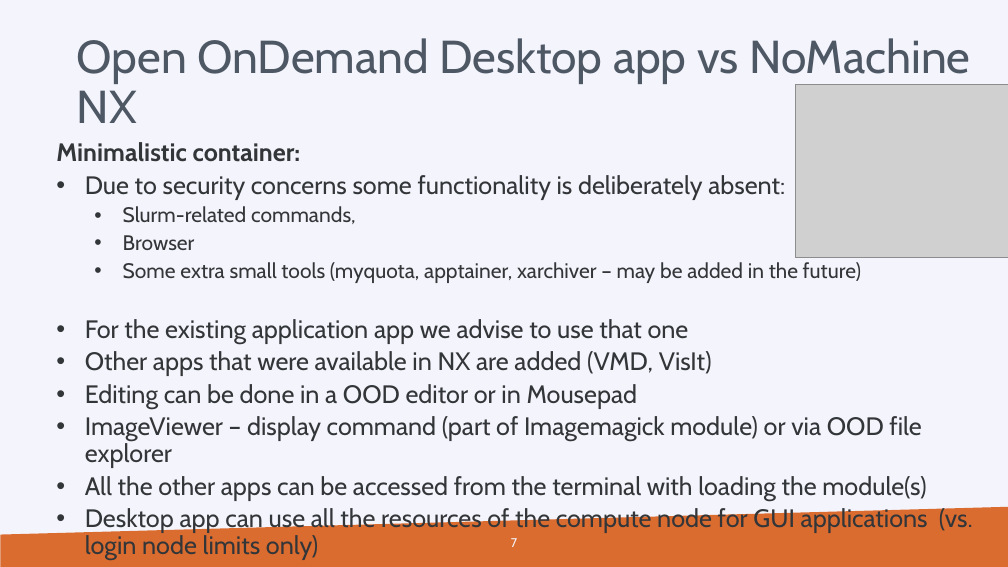
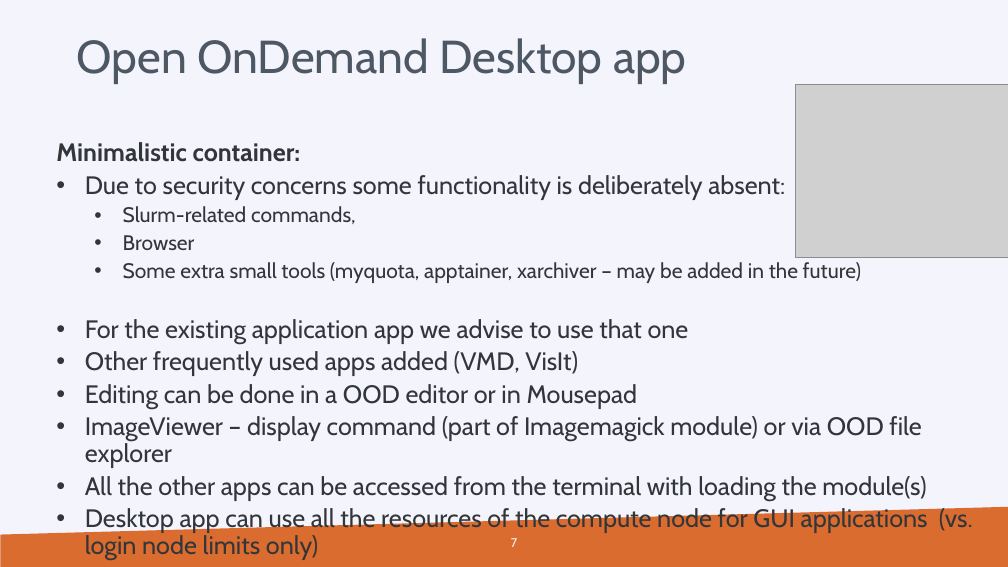
Before and after one commit to hpcleuven/Linux-for-HPC, a slide deck: slide 7 of Linux for HPC.pptx. Drawn at 1008x567 pixels with LibreOffice and Linux fonts; fonts in the diff are those of the drawing; grey boxes stand for pictures; background and template pictures are left out. Boxes give left, top, right and bottom in pixels: in the first picture for what was removed or moved away, otherwise in the second. Text is boxed around its words. In the diff, an @@ line names an element or a change of style, - is before the commit and + after.

```diff
--- a/Linux for HPC.pptx
+++ b/Linux for HPC.pptx
@@ text at bbox=[77, 38, 687, 84]: text changed @@
-Open OnDemand Desktop app vs NoMachine NX
+Open OnDemand Desktop app
@@ text at bbox=[85, 351, 578, 376]: text changed @@
-  • Other apps that were available in NX are added (VMD, VisIt)
+  • Other frequently used apps added (VMD, VisIt)
```
Also in this commit, not shown: 4 other slides changed, 1 other file.
